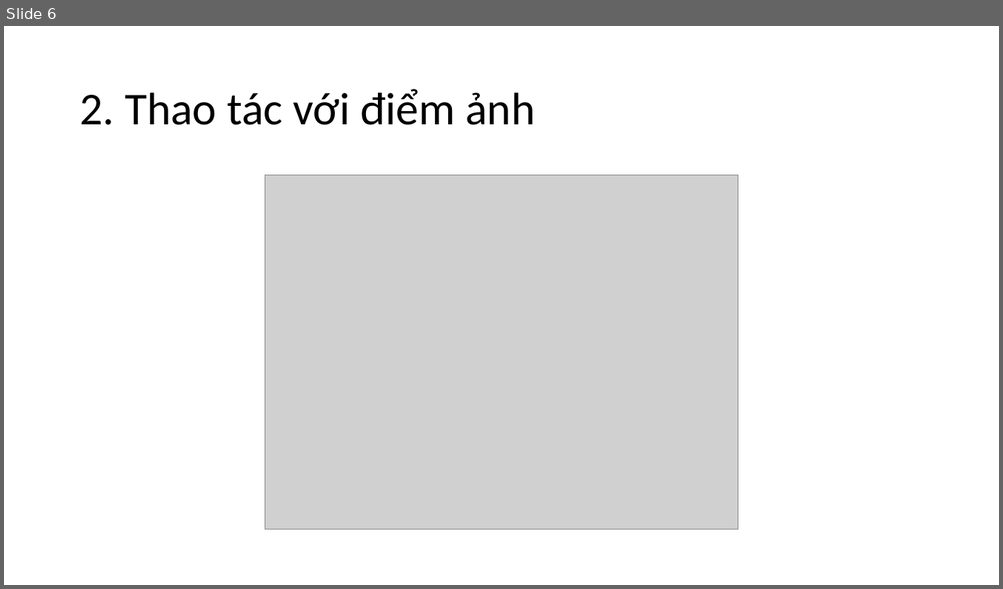
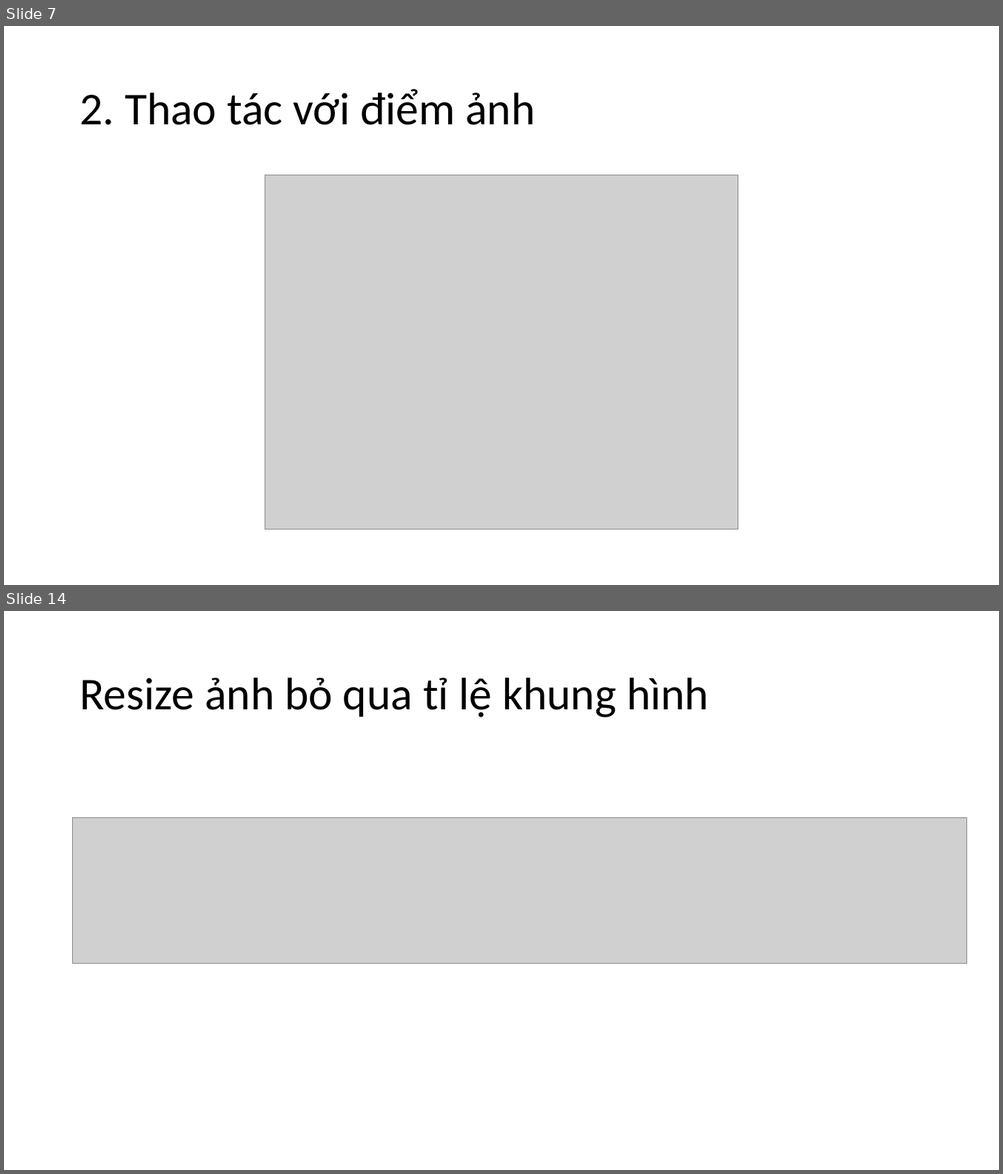
Before and after one commit to levinhhoang16/PyOpenCVCourse, a slide deck: Lecture/OpenCVCoban.pptx. Shown one above the other, each under a label of ours: slide 6 before the commit, slides 7 and 14 after it; the slides between them are not shown. The pictures are 1003x589 and 1003x1174 pixels, drawn with LibreOffice and Linux fonts; fonts in the diff are those of the drawing; grey boxes stand for pictures. Boxes give left, top, right and bottom in pixels: in the first picture for what was removed or moved away, otherwise in the second. Text is boxed around its words. In the diff, an @@ line names an element or a change of style, - is before the commit and + after.

```diff
--- a/Lecture/OpenCVCoban.pptx
+++ b/Lecture/OpenCVCoban.pptx
@@ slide 14 added at [4,611,999,1170], background #FFFFFF @@
@@ title added at [79,678,708,718], 44 pt, text #000000 @@
+Resize ảnh bỏ qua tỉ lệ khung hình
@@ picture added at [73,818,967,964] @@
@@ what was slide 6 is now slide 7 @@
```
Also in this commit, not shown: 2 slides changed, 8 other slides added, 1 other file.
